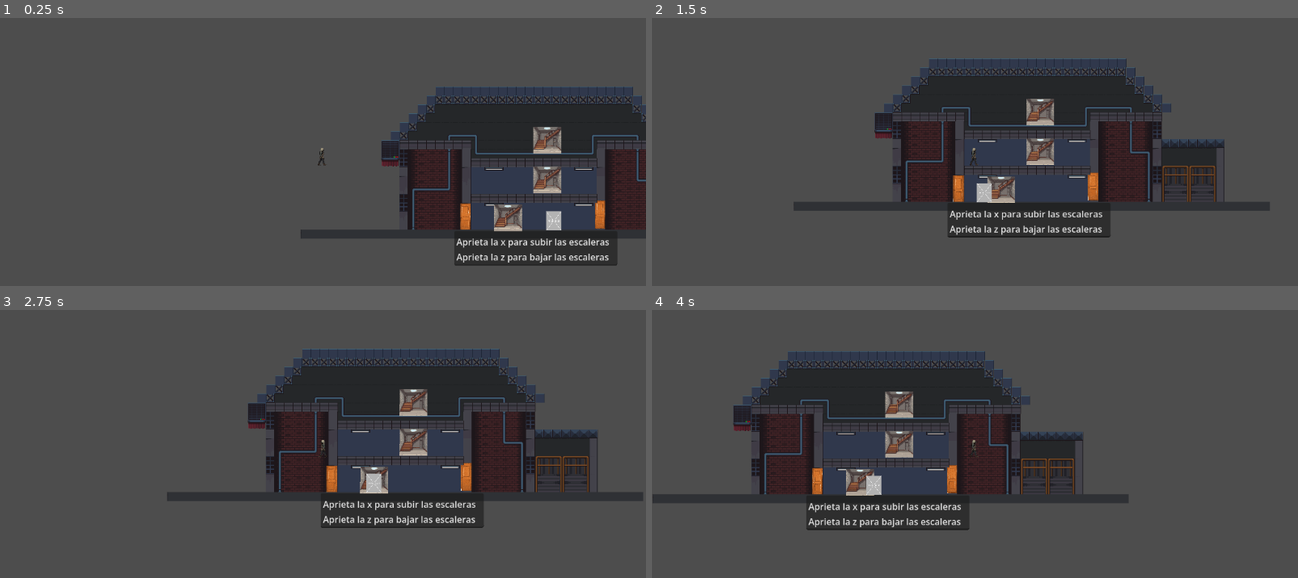
Above: before the commit, frames 1-4 (two rows, left to right).
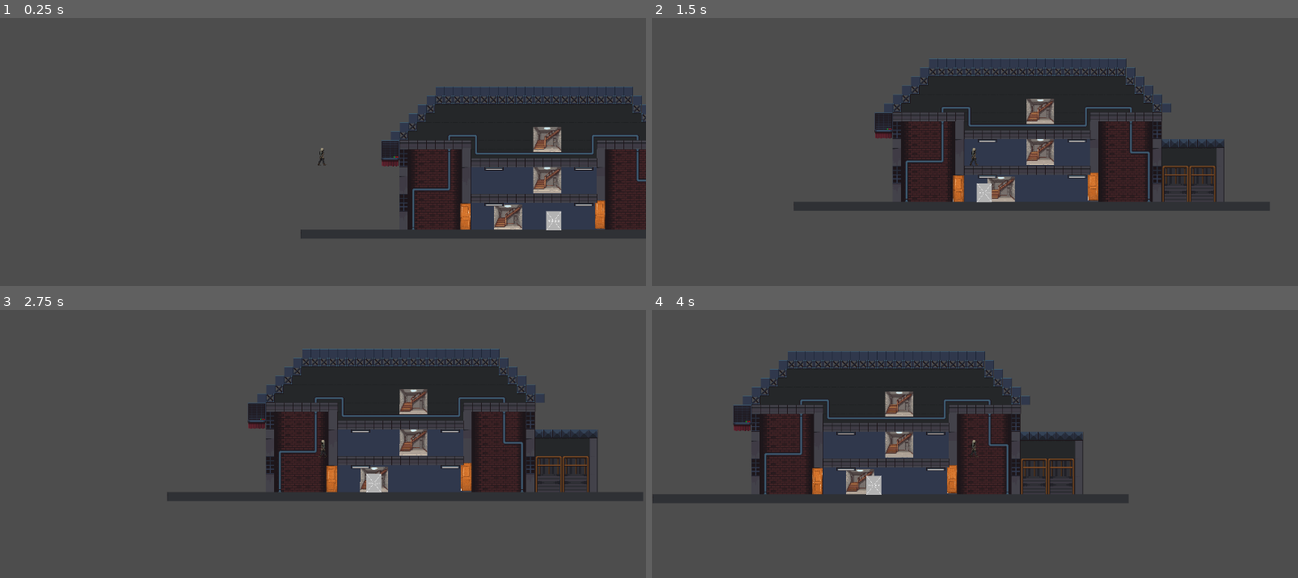
Above: after the commit, the same moments.

Repository: Alan222-coder/Godot-El-eternauta
Game: Godot game, scene res://Nivel1.tscn
Two runs of this game, one before a commit and one after it. Both use one fixed random seed, a clock stepped at 60 frames per second and the inputs below.
Inputs:
- Up to frame 1 (0.25 s): no input
- Up to frame 2 (1.5 s): tap Enter (ui_accept) at 0.5, 0.77 s; hold D (mderecha) from 0.53 s (still down); tap Z (bajar) at 0.6, 1.35 s
- Up to frame 3 (2.75 s): tap Enter (ui_accept) at 1.52 s; release D (mderecha) at 2.03 s; hold A (mizquierda) from 2.03 s (still down); tap E (interact) at 2.1 s; tap Z (bajar) at 2.3 s
- Up to frame 4 (4 s): release A (mizquierda) at 2.78 s; hold D (mderecha) from 2.78 s (still down); tap X (teleport) at 2.85 s; tap Enter (ui_accept) at 3.02, 3.77 s; tap Z (bajar) at 3.05, 3.6 s

The runs differ from the first frame. In frame 1, 2.4% of the frame differs, in the area x 70-96%, y 50-93%; in frame 2, 2.4%; in frame 3, 2.3%; in frame 4, 2.4%, in the area x 23-50%, y 39-83%.

Commit message:
puerta de mierda me arruino el dia
el codigo es igual, añade un texto cuando se acerca a la puerta
(solo eso me cago la vida)
falta añadir lo de las escaleras y que sea en un script aparte para q no se muestre siempre

Diff:
--- a/Nivel1.tscn
+++ b/Nivel1.tscn
@@ -859,20 +859,20 @@
 position = Vector2(438, 616)
 
 [node name="TileMap" type="TileMap" parent="." unique_id=531779849]
-visible = false
 position = Vector2(1, 0)
 tile_set = SubResource("TileSet_3vf8r")
 format = 2
 layer_0/tile_data = PackedInt32Array(2555943, 262144, 7, 2490407, 458752, 10, 2424871, 458752, 10, 2359335, 458752, 10, …(4605 unchanged characters)…
 
 [node name="TextEdit" type="TextEdit" parent="." unique_id=2010859369]
+texture_filter = 1
 clip_contents = true
 offset_left = 274.0
 offset_top = 642.0
 offset_right = 565.0
 offset_bottom = 704.0
-text = "Aprieta la x para subir las escaleras
-Aprieta la z para bajar las escaleras"
+text = "	Aprieta la E para abrir la puerta"
+placeholder_text = "Aprieta la E para abrir la puerta"
 scroll_fit_content_height = true
 scroll_fit_content_width = true
 
--- a/door.gd
+++ b/door.gd
@@ -3,13 +3,15 @@
 @onready var sprite = $Sprite2D
 @onready var collision = $CollisionShape2D
 @onready var area = $Area2D
-
+@onready var texto_ui=$"../../../TextEdit"
 var player_in_range = false
 var is_open = false
+var ya_mostro_mensaje=false
 
 func _ready():
 	area.body_entered.connect(_on_body_entered)
 	area.body_exited.connect(_on_body_exited)
+	texto_ui.visible = false
 
 func _process(delta):
 	if player_in_range and Input.is_action_just_pressed("interact"):
@@ -21,7 +23,6 @@
 	if is_open:
 		# Se vuelve translúcida
 		sprite.modulate.a = 0.4
-
 		# Desactiva colisión
 		collision.disabled = true
 	else:
@@ -34,7 +35,13 @@
 func _on_body_entered(body):
 	if body.is_in_group("player"):
 		player_in_range = true
-
+		texto_ui.text = "Apretá la E para abrir la puerta"
+		texto_ui.visible = true
+		ya_mostro_mensaje = true
 func _on_body_exited(body):
 	if body.is_in_group("player"):
 		player_in_range = false
+		ya_mostro_mensaje = true
+		texto_ui.visible = false
+	#if body.is_in_group("player"):
+		#player_in_range = false
--- a/portal_escalera.gd
+++ b/portal_escalera.gd
@@ -5,7 +5,8 @@
 
 var body_inside := false
 var body_ref : Node2D = null
-
+var ya_mostro_mensaje = false
+var player_in_range = false
 static var position_stack : Array = []
 var can_use := true   # ❗ sacamos static
 
